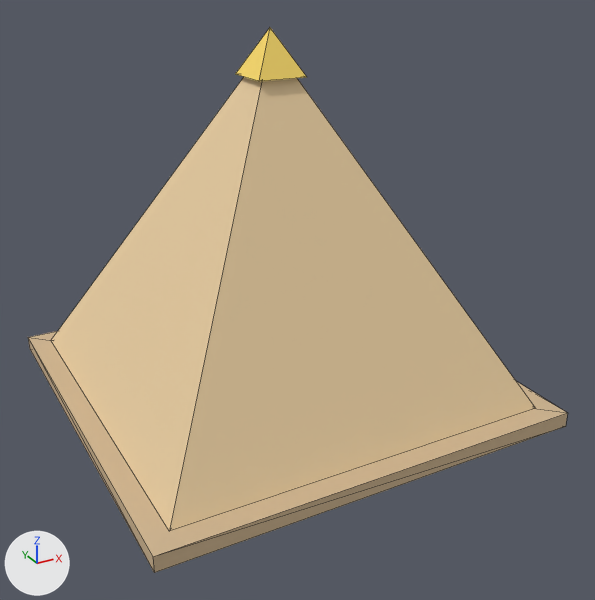
The glTF model unbroken-ages/godot/assets/models/landmarks/pyramid.glb: old version first, new version second.
The view is the same before and after, from a camera (50 mm lens) standing at (-0.915, -1.797, 1.14) and looking at (0.017, -0.101, 0.292). Arrows for +X, +Y and +Z are at lower left; the lights stay in place. The older version comes first. Mesh edges are drawn as thin lines.

The scene before the commit, as lines of its bpy script (objects in view):
```python
mat_material_0 = principled_material('Material_0')
mat_material_0.base_color = (0.62, 0.46, 0.28)  # beige #ceb590
mat_material_0.roughness = 0.85
mat_material_1 = principled_material('Material_1')
mat_material_1.base_color = (0.82, 0.62, 0.36)  # beige #eacea2
mat_material_1.roughness = 0.85
mat_material_2 = principled_material('Material_2')
mat_material_2.base_color = (0.98, 0.72, 0.15)  # yellow #fddd6c
mat_material_2.roughness = 0.85
me_mesh_0 = bpy.data.meshes.new('Mesh_0')
me_mesh_0.from_pydata(...)  # 20 vertices, 28 faces; spans x -0.55..0.55, y -0.55..0.55, z 0.0..0.95
# faces by material slot: [12, 8, 8]
me_mesh_0.materials.append(mat_material_0)  # beige #ceb590
me_mesh_0.materials.append(mat_material_1)  # beige #eacea2
me_mesh_0.materials.append(mat_material_2)  # yellow #fddd6c
ob_pyramid = bpy.data.objects.new('pyramid', me_mesh_0)
ob_pyramid.location = (0.0, 0.0, 0.0)
```
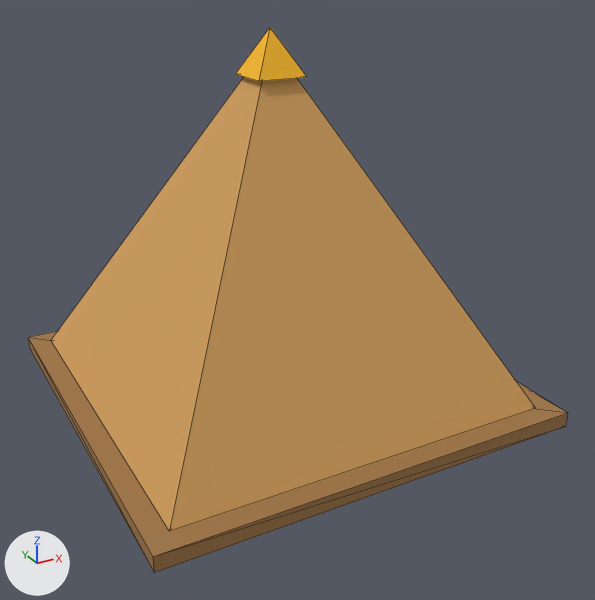
Pixel boxes (x1, y1, x2, y2) of what changed, in the pictures (595 x 600 px):
'pyramid', recoloured (beige to brown)
    both: (28, 28, 568, 573)

The edits, one by one:
Material 'Material_0' (mat_material_0) changes colour from beige #ceb590 to brown #9f7646; in linear values from (0.62, 0.46, 0.28) to (0.349, 0.181, 0.0608).
Material 'Material_1' (mat_material_1) changes colour from beige #eacea2 to orange #d29f5c; in linear values from (0.82, 0.62, 0.36) to (0.646, 0.349, 0.106).
Material 'Material_2' (mat_material_2) changes colour from yellow #fddd6c to yellow #fab921; in linear values from (0.98, 0.72, 0.15) to (0.957, 0.485, 0.0154).
